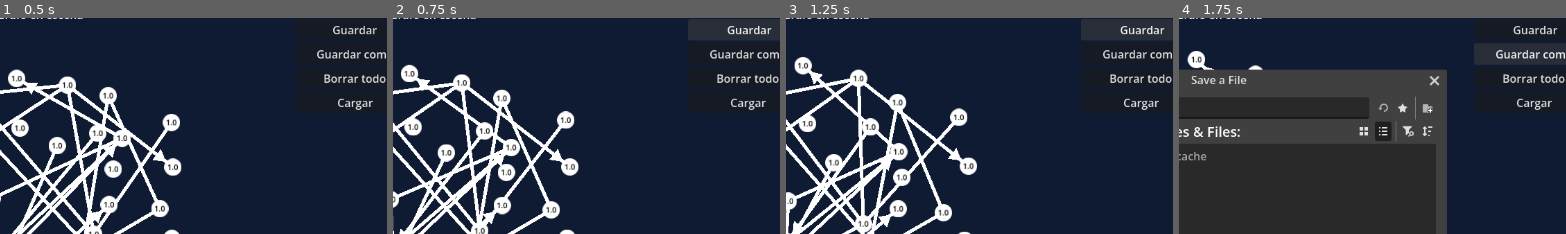
Above: before the commit, frames 1-4 (left to right).
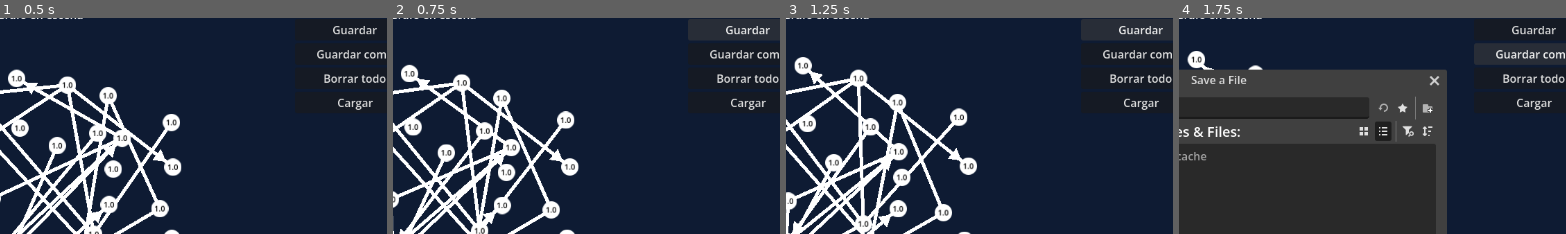
Above: after the commit, the same moments.

Repository: Andresit1524/graphim
Game: Godot game, scene res://assets/world/world.tscn
The game is run twice, just before and just after one commit, with the same random seed, the same clock (stepped at 60 frames per second) and the same inputs.
Inputs:
- Up to frame 1 (0.5 s): no input
- Up to frame 2 (0.75 s): click "Guardar" at 0.5 s
- Up to frame 3 (1.25 s): no input
- Up to frame 4 (1.75 s): click "Guardar como" at 1.25 s
The pictures show only the part of the screen within x 43-93%, y 3-53%; the shares and areas given below are measured in that part.

Frame 1 is identical in both runs. In frame 2, 0.3% of the frame differs, in the area x 86-98%, y 3-8%; in frame 3, 0.3%; in frame 4, 0.3%.

Commit message:
Nombre de archivo no guardado

Diff:
--- a/assets/world/buttons.gd
+++ b/assets/world/buttons.gd
@@ -18,20 +18,15 @@
 		delete_button.text = "Borrar todo" if not value else "¿Seguro?"
 
 
-#region Botones
-
-
 ## Guarda el grafo en el archivo actual
 func _on_save_button_pressed() -> void:
 	save_graph_on_current.emit()
-	mark_as_not_saved(false)
 	has_delete_button_pressed = false
 
 
 ## Guarda en grafo en un archivo nuevo
 func _on_save_as_button_pressed() -> void:
 	save_graph_as.emit()
-	mark_as_not_saved(false)
 	has_delete_button_pressed = false
 
 
@@ -49,17 +44,3 @@
 func _on_load_button_pressed() -> void:
 	load_graph.emit()
 	has_delete_button_pressed = false
-
-
-#endregion
-
-
-#region Interfaz
-
-
-## Marca el botón de guardar como cambios sin guardar
-func mark_as_not_saved(value: bool) -> void:
-	save_button.text = "%s Guardar" % ["(*) " if value else ""]
-
-
-#endregion
--- a/assets/world/ui.gd
+++ b/assets/world/ui.gd
@@ -29,16 +29,9 @@
 
 
 func _ready() -> void:
-	# Conecta la lista de nodos y de aristas a la actualización de interfaz
-	nodes.child_order_changed.connect(_update_node_names)
-	nodes.child_order_changed.connect(buttons.mark_as_not_saved.bind(true))
-
-	edges.child_order_changed.connect(_update_edge_names)
-	edges.child_order_changed.connect(buttons.mark_as_not_saved.bind(true))
-
 	# Actualiza a la fuerza
-	_update_node_names()
-	_update_edge_names()
+	update_node_names()
+	update_edge_names()
 
 
 func _physics_process(_delta) -> void:
@@ -50,14 +43,14 @@
 
 
 ## Actualiza el texto de la lista de nodos
-func _update_node_names() -> void:
+func update_node_names() -> void:
 	print("[World] Nodos actualizados")
 
 	nodes_names = _nodes_to_string(nodes.get_children())
 
 
 ## Actualiza el texto de la lista de aristas
-func _update_edge_names() -> void:
+func update_edge_names() -> void:
 	print("[World] Aristas actualizadas")
 
 	edges_names = _nodes_to_string(edges.get_children())
@@ -84,6 +77,12 @@
 	current_file.text = file_name if file_name else "Grafo en escena"
 
 
+## Establece el grafo como no guardado
+func mark_as_not_saved(value: bool) -> void:
+	if value and not current_file.text.begins_with("(*) "):
+		current_file.text = "(*) %s" % current_file.text
+
+
 func _unhandled_input(event: InputEvent) -> void:
 	# Resetea el botón de borrar si se clica por fuera
 	if event is InputEventMouseButton and event.is_pressed():
--- a/assets/world/world.gd
+++ b/assets/world/world.gd
@@ -33,7 +33,14 @@
 	ui.buttons.save_graph_as.connect(_save_graph_data_as)
 	ui.buttons.load_graph.connect(_load_graph_data)
 
+	# Conecta el archivo actual a la interfaz
 	current_file.connect(ui.set_file_name)
+
+	# Conecta la lista de nodos y de aristas a la actualización de interfaz
+	nodes.child_order_changed.connect(ui.update_node_names)
+	edges.child_order_changed.connect(ui.update_edge_names)
+	nodes.child_order_changed.connect(ui.mark_as_not_saved.bind(true))
+	edges.child_order_changed.connect(ui.mark_as_not_saved.bind(true))
 
 
 #region Manejo del GraphData
